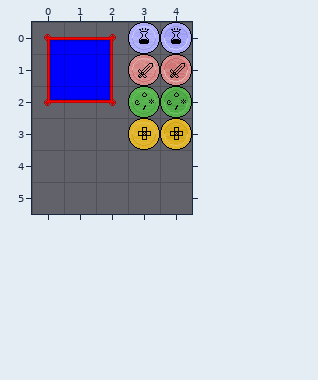
Tiled map: Maps/Hud.tmx. This is how it looked before the edit.
Cells are 32x32 px. Shown: x 0..4, y 0..5. Tiles whose own drawing changed are shown in their newer look in all pictures.
Now the later version:
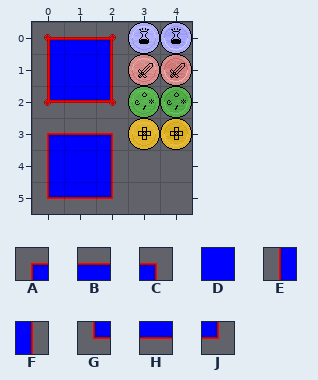
Key: from "hud": A 3, B 4, C 5, D 16, E 18, F 20, G 33, H 34, J 35.
_ is an empty cell, . an unchanged one.
The exact change:
--- layer "Tile Layer 1"
@@ x 0..2 @@
-3 ___
-4 ___
-5 ___
+3 ABC
+4 EDF
+5 GHJ
Boxes around the changes in both pictures, in picture pixels (x1, y1, x2, y2):
added: (47, 133, 113, 199)
